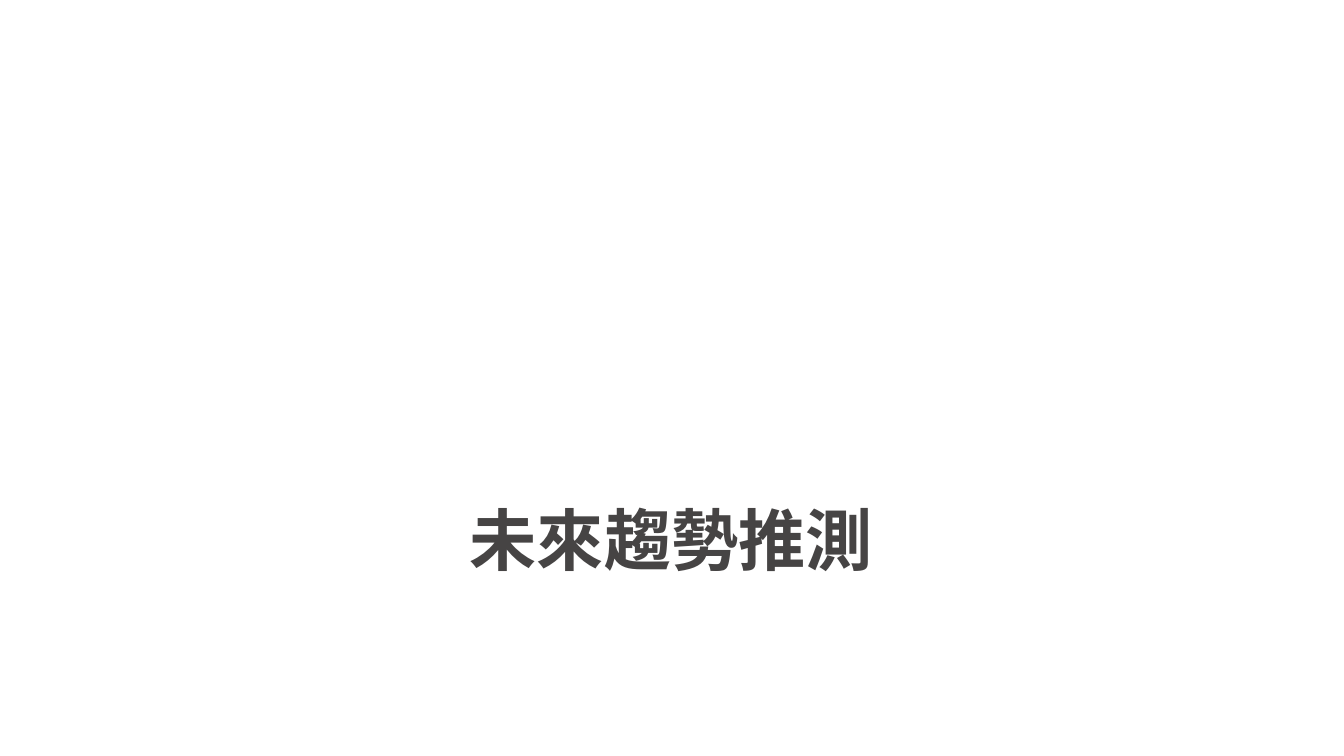
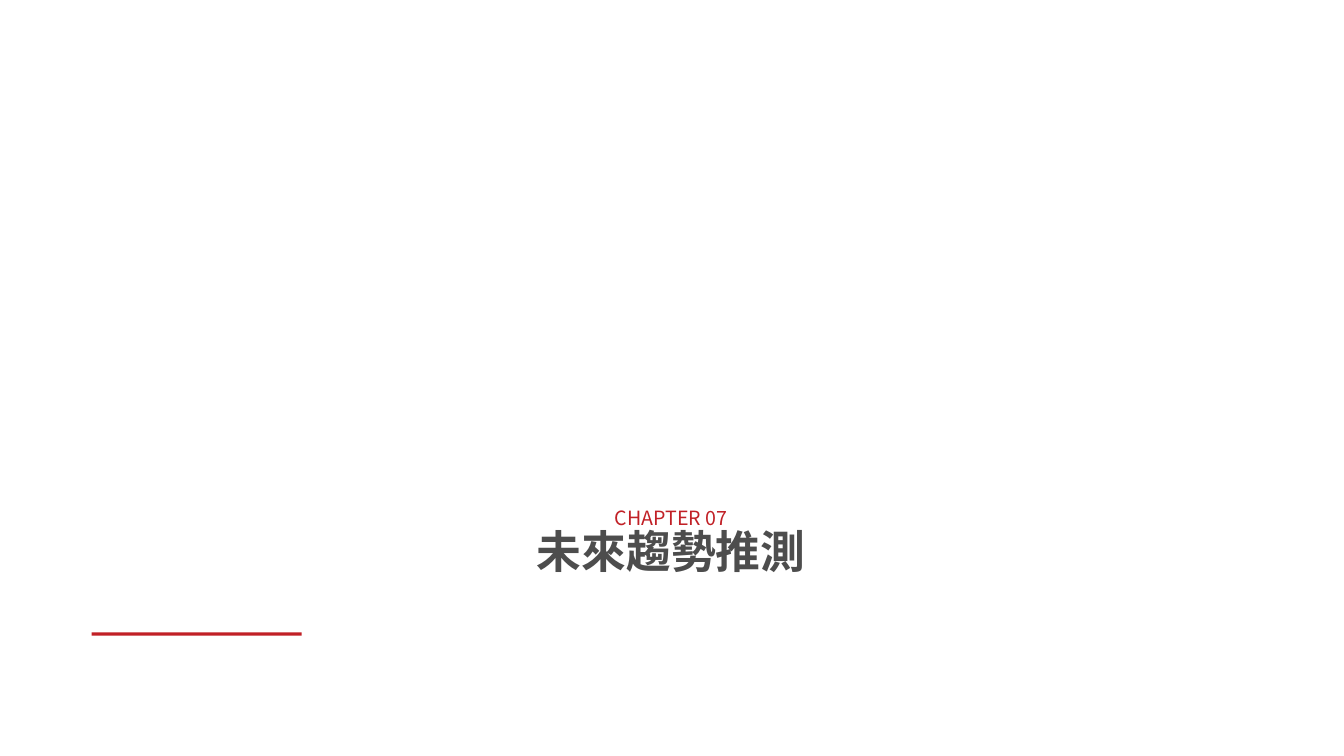
Before and after one commit to smileakklpl/llmanage-slidegen, a slide deck: slide 16 of outputs/full_deck/deck.pptx. Drawn at 1344x756 pixels with LibreOffice and Linux fonts; fonts in the diff are those of the drawing; background and template pictures are left out. Boxes give left, top, right and bottom in pixels: in the first picture for what was removed or moved away, otherwise in the second. Text is boxed around its words. In the diff, an @@ line names an element or a change of style, - is before the commit and + after.

```diff
--- a/outputs/full_deck/deck.pptx
+++ b/outputs/full_deck/deck.pptx
@@ title at box(537, 523, 806, 572): size 48 to 32 pt, font Noto Sans CJK TC to Noto Sans CJK SC, text colour #464444 to #4D4D4D in "未來趨勢推測" @@
@@ title at box(615, 510, 728, 531): paragraph added @@
+CHAPTER 07
@@ rectangle added at box(92, 632, 301, 635), fill #C12026 @@
```
Also in this commit, not shown: 19 other slides changed, 1 slide added, 27 other files.
